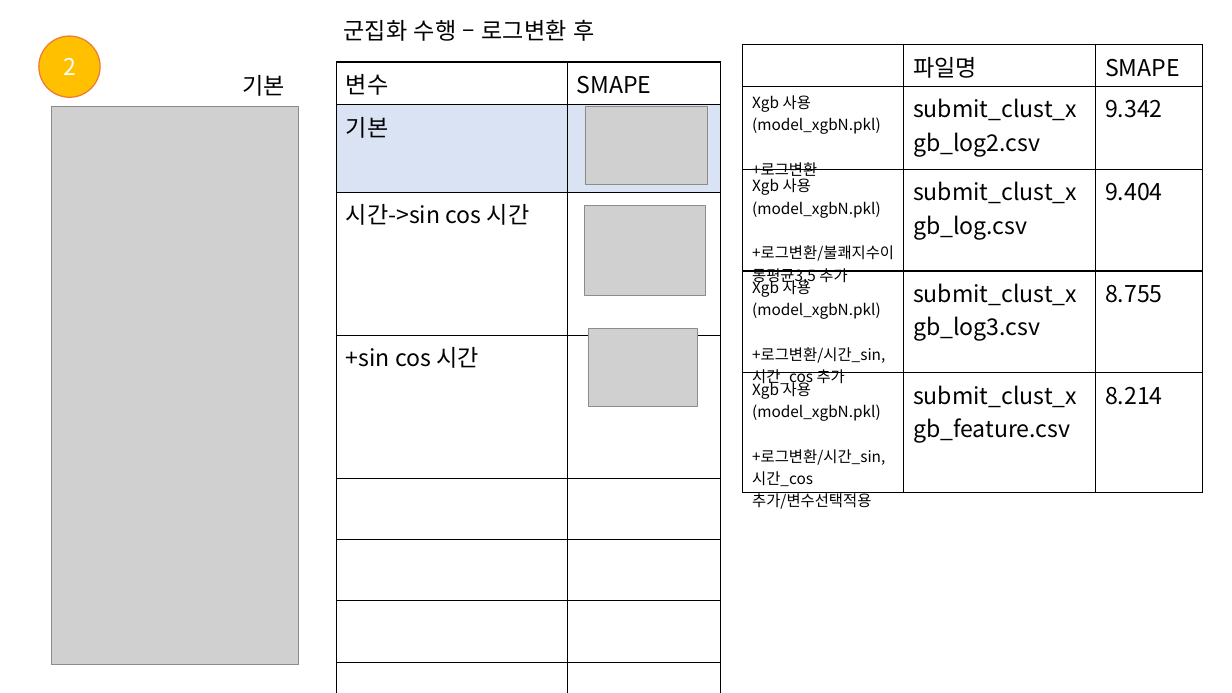
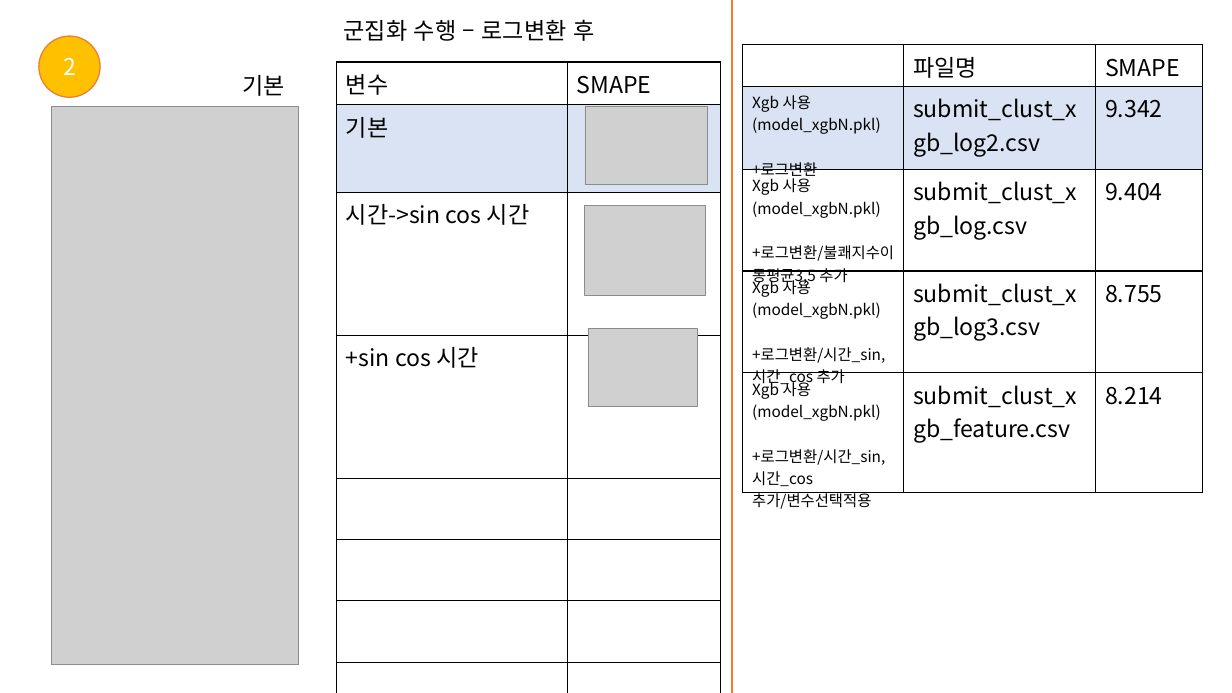
Before and after one commit to 2023dacon/Power-usage-Prediction, a slide deck: slide 10 of 파일/대회.pptx. Drawn at 1232x693 pixels with LibreOffice and Linux fonts; fonts in the diff are those of the drawing; grey boxes stand for pictures. Boxes give left, top, right and bottom in pixels: in the first picture for what was removed or moved away, otherwise in the second. Text is boxed around its words. In the diff, an @@ line names an element or a change of style, - is before the commit and + after.

```diff
--- a/파일/대회.pptx
+++ b/파일/대회.pptx
@@ line added from (733, 0) to (733, 693), #ED7D31 1.5 pt @@
@@ table at box(743, 44, 1202, 513) @@
@@ fill none to #DAE3F3 in row 2 @@
```
Also in this commit, not shown: 2 other slides changed, 1 slide added.
